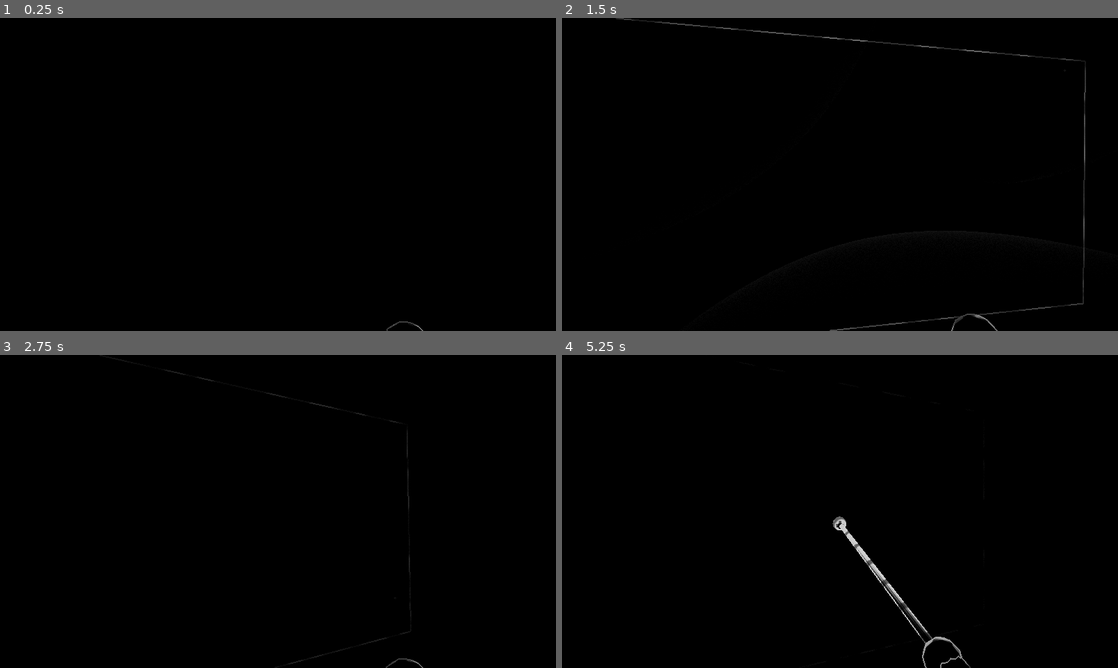
Above: before the commit, frames 1-4 (two rows, left to right).
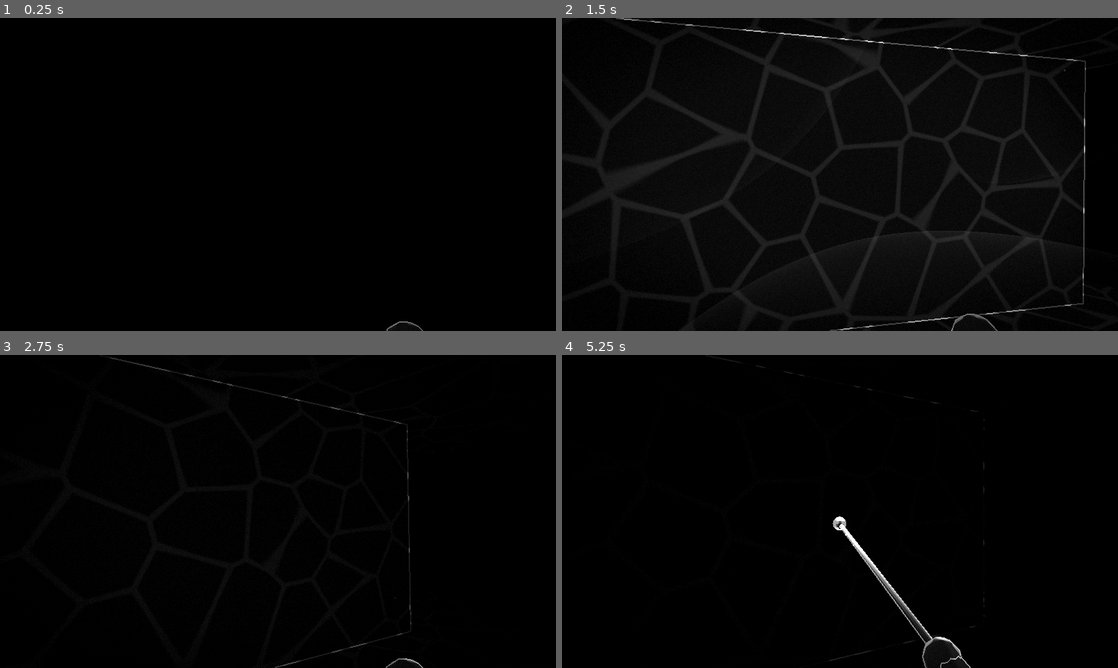
Above: after the commit, the same moments.

Repository: cleveralbatraoz/unseeing
Game: Godot game, scene res://scenes/main.tscn
Same seed, same stepped clock (60 frames per second), same inputs: the game is played once before the commit and once after it.
Inputs (mouse positions are in pixels of both pictures, inside the frame that each line leads up to):
- Up to frame 1 (0.25 s): no input
- Up to frame 2 (1.5 s): tap Enter at 0.5 s; move the mouse to (867, 174) at 0.52 s; hold W (move_forward) from 0.53 s (still down); click (867, 174) at 0.67 s; move the mouse to (812, 174) at 1.27 s
- Up to frame 3 (2.75 s): keep holding W (move_forward); move the mouse to (289, 505) at 2.02 s
- Up to frame 4 (5.25 s): keep holding W (move_forward); move the mouse to (834, 517) at 2.77 s; click (834, 517) at 2.92 s; move the mouse to (878, 514) at 3.52 s; tap Space at 4.25 s; move the mouse to (795, 508) at 4.27 s; tap Enter at 5 s; move the mouse to (845, 511) at 5.02 s; click (845, 511) at 5.17 s

The runs differ from the first frame. In frame 1, less than 0.1% of the frame differs, in the area x 69-77%, y 96-100%; in frame 2, 10%, in the area x 0-95%, y 0-100%; in frame 3, 0.2%; in frame 4, 0.5%.

Commit message:
Cartoon material fills: the comic artist's shorthand
The fill is neither blank nor a noise texture — each material now draws
itself the way cartoons do: rock as a voronoi crack network between
stones, wood as long randomly-interrupted grain strokes, wool as
scattered soft specks, cloth as sparse crosshatch, glass as the classic
diagonal shine streaks. Marks are drawn in surface-planar coordinates,
rise above a dim near-void base, and pop inside a wave's sweep; the
faint fill returns to carry them while the base stays dark enough for
future behind-wall sound sources.

Diff:
--- a/game/shaders/data_pass.gdshader
+++ b/game/shaders/data_pass.gdshader
@@ -48,8 +48,9 @@
 		reveal = max(reveal, min(flare, 1.0) * atten * cone * gain * peak);
 	}
 	reveal = max(reveal, u_base);
-	// the material speaks: roughness/grain/weave modulates what the echo shows
-	reveal *= material_pattern(v_world, u_material);
+	// the material speaks: cartoon marks (cracks, grain, weave) modulate
+	// what the echo shows — marks rise above the dim base and pop in the sweep
+	reveal *= material_pattern(v_world, v_nworld, u_material);
 	float vd = length(v_world - CAMERA_POSITION_WORLD);
 	reveal *= (0.9 + 0.1 * u_flick) * exp(-vd * 0.05);
 	// normal id: distinct levels for the six axis directions, continuous for
--- a/game/shaders/hearing_post.gdshader
+++ b/game/shaders/hearing_post.gdshader
@@ -59,11 +59,12 @@
 	float nrm = abs(c_l.g - c_r.g) + abs(c_u.g - c_d.g);
 	float edge = max(smoothstep(0.012, 0.03, lap), smoothstep(0.04, 0.08, nrm));
 	float reveal = max(c_c.r, max(max(c_l.r, c_r.r), max(c_u.r, c_d.r)));
-	// surfaces stay transparent — pure void inside, so future sound sources
-	// behind walls can render through; the material signature lives in the
-	// OUTLINE instead (the pattern is baked into R, so edge brightness varies
-	// along the line: rock breaks it roughly, wood interrupts it with grain)
 	vec3 col = vec3(edge * reveal);
+	// cartoon material fill: the data pass bakes sparse iconic marks (rock
+	// cracks, wood grain, weave, shine) into R — a faint fill shows them
+	// inside the swept area while the base stays near-void, keeping surfaces
+	// effectively transparent for future behind-wall sound sources
+	col += vec3(0.16 * c_c.r);
 
 	// the waves themselves: rings in the air, cut where the world stands
 	vec3 ndc_far = vec3(uv * 2.0 - 1.0, 1.0);
Not shown, changed: game/shaders/materials.gdshaderinc
